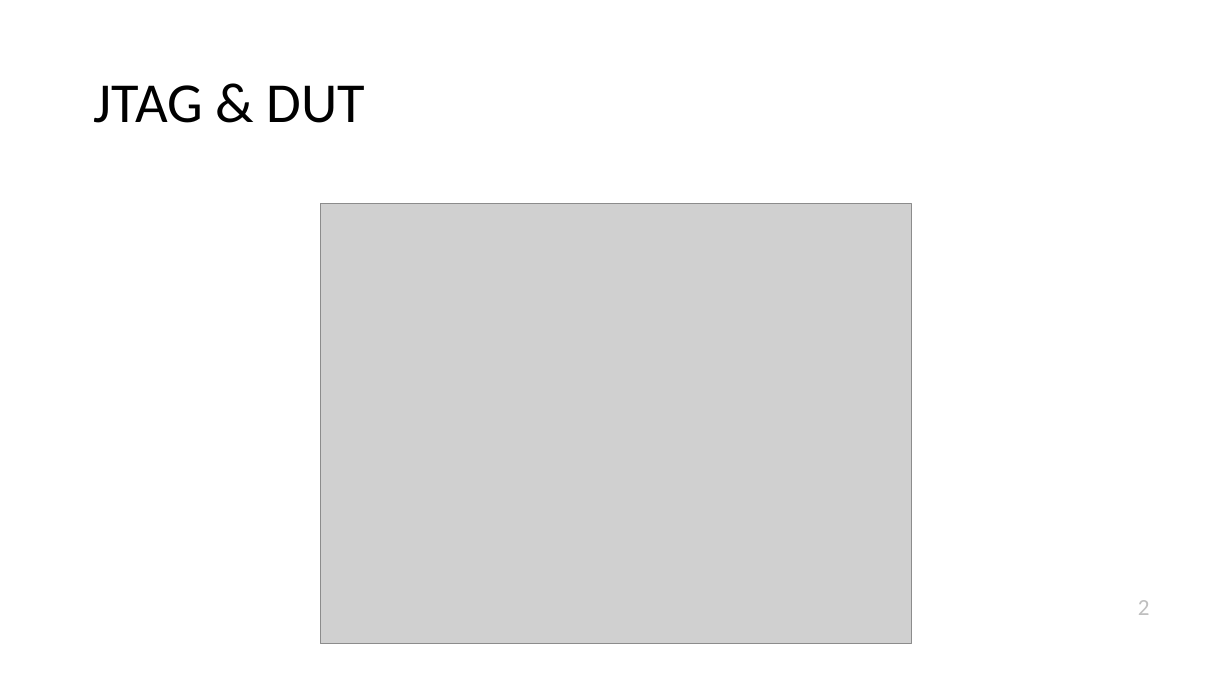
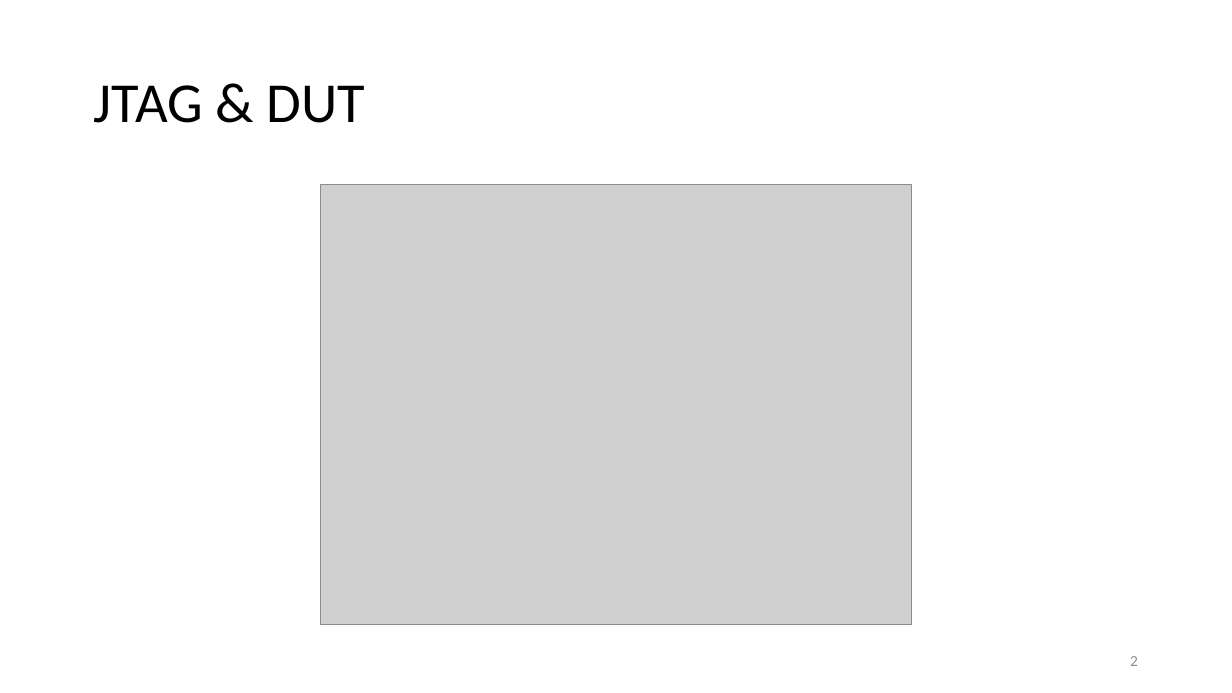
Before and after one commit to ax0080/JTAG, a slide deck: slide 2 of JTAG.pptx. Drawn at 1232x693 pixels with LibreOffice and Linux fonts; fonts in the diff are those of the drawing; grey boxes stand for pictures. Boxes give left, top, right and bottom in pixels: in the first picture for what was removed or moved away, otherwise in the second. Text is boxed around its words. In the diff, an @@ line names an element or a change of style, - is before the commit and + after.

Commit message:
Add files via upload
JTAG Description

```diff
--- a/JTAG.pptx
+++ b/JTAG.pptx
@@ picture: place and size @@
-picture at <box>320,204,911,644</box>
+picture at <box>320,185,911,625</box>
@@ page number: place and size @@
-page number at <box>1138,600,1150,615</box>
+page number at <box>1130,656,1138,666</box>
@@ page number at <box>1130,656,1138,666</box>: size 18 to 12 pt, text colour #BFBFBF to #8C8C8C; alignment left to right; vertical alignment top to middle @@
```
Also in this commit, not shown: 5 other slides changed, 36 slides added, 7 slides removed.
